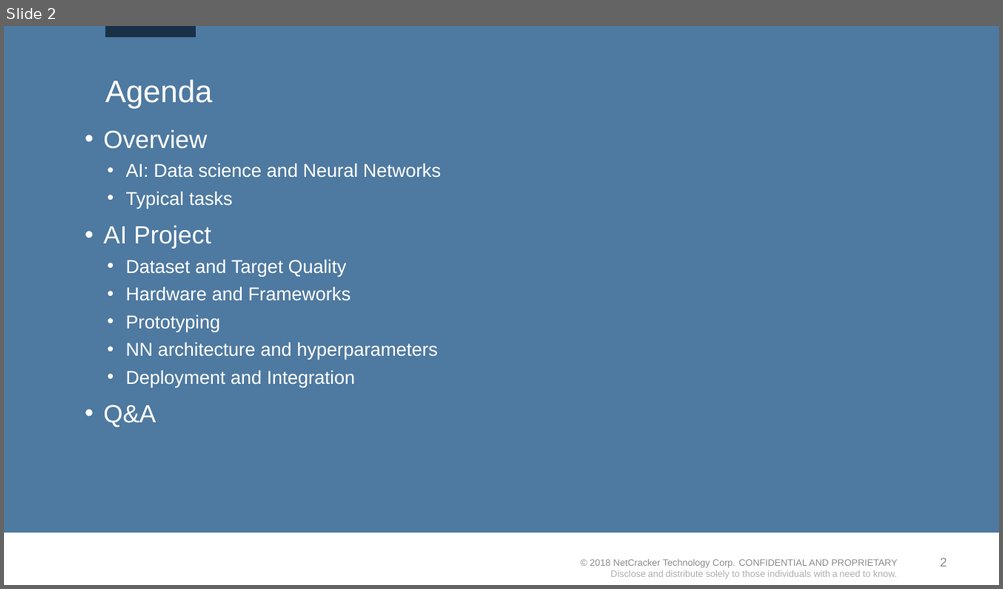
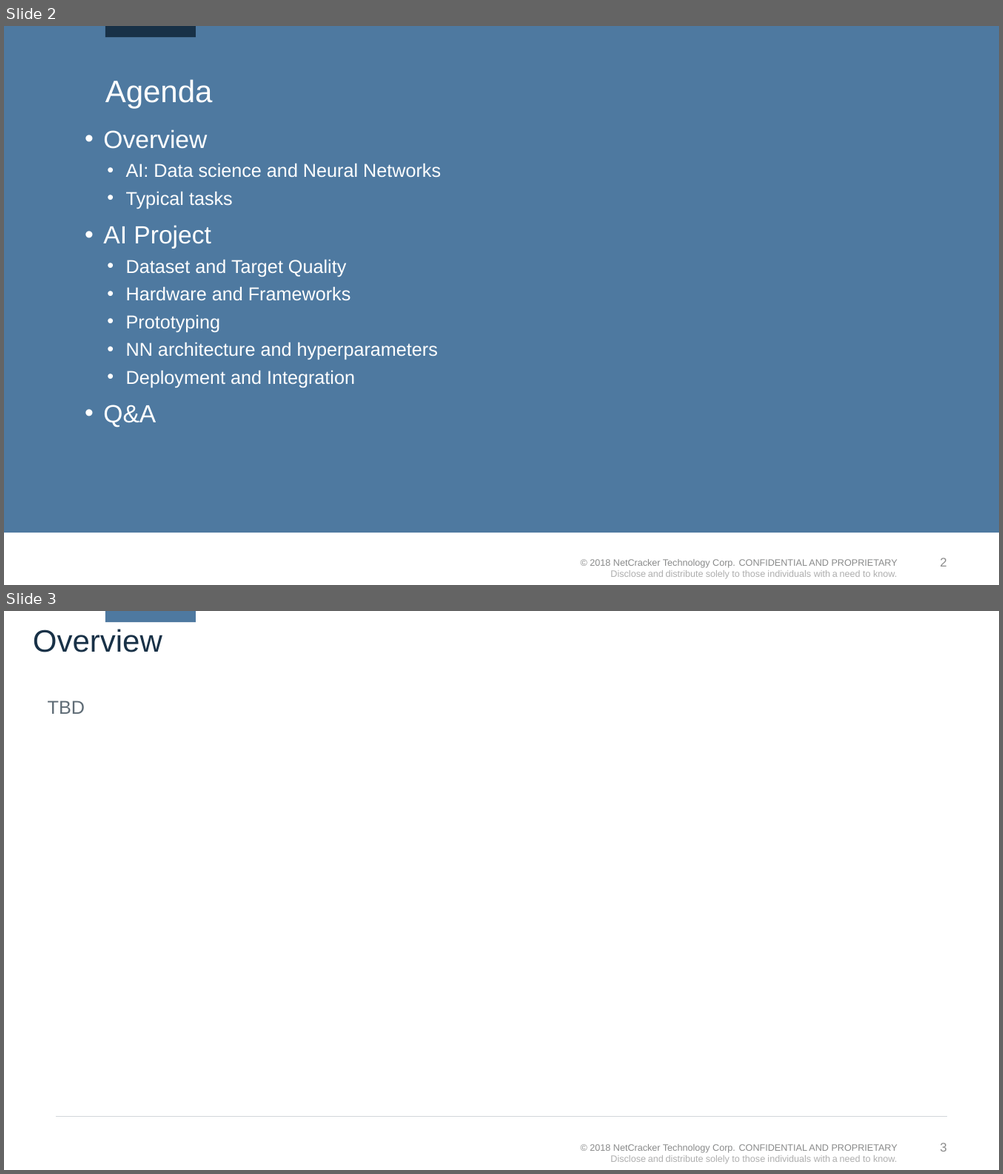
Before and after one commit to kvoloshenko/CLA, a slide deck: CLA_AI_01.pptx. Shown one above the other, each under a label of ours: slide 2 before the commit, slides 2 and 3 after it. The pictures are 1003x589 and 1003x1174 pixels, drawn with LibreOffice and Linux fonts; fonts in the diff are those of the drawing; background and template pictures are left out. Boxes give left, top, right and bottom in pixels: in the first picture for what was removed or moved away, otherwise in the second. Text is boxed around its words. In the diff, an @@ line names an element or a change of style, - is before the commit and + after.

```diff
--- a/CLA_AI_01.pptx
+++ b/CLA_AI_01.pptx
@@ slide 3 added at <box>4,611,999,1170</box>, background #FFFFFF; not listed: 2 template elements that a slide beside it also shows @@
@@ title added at <box>33,629,162,652</box>, 30 pt, text #183147 @@
+Overview
@@ rectangle added at <box>105,611,196,622</box>, fill #4E79A0 @@
@@ text added at <box>48,701,85,714</box>, 18 pt, text #5F6C76 @@
+TBD
@@ line added from (56, 1117) to (947, 1117), #D1D6DA 1 pt @@
```
Also in this commit, not shown: 13 slides removed, 1 other file.
